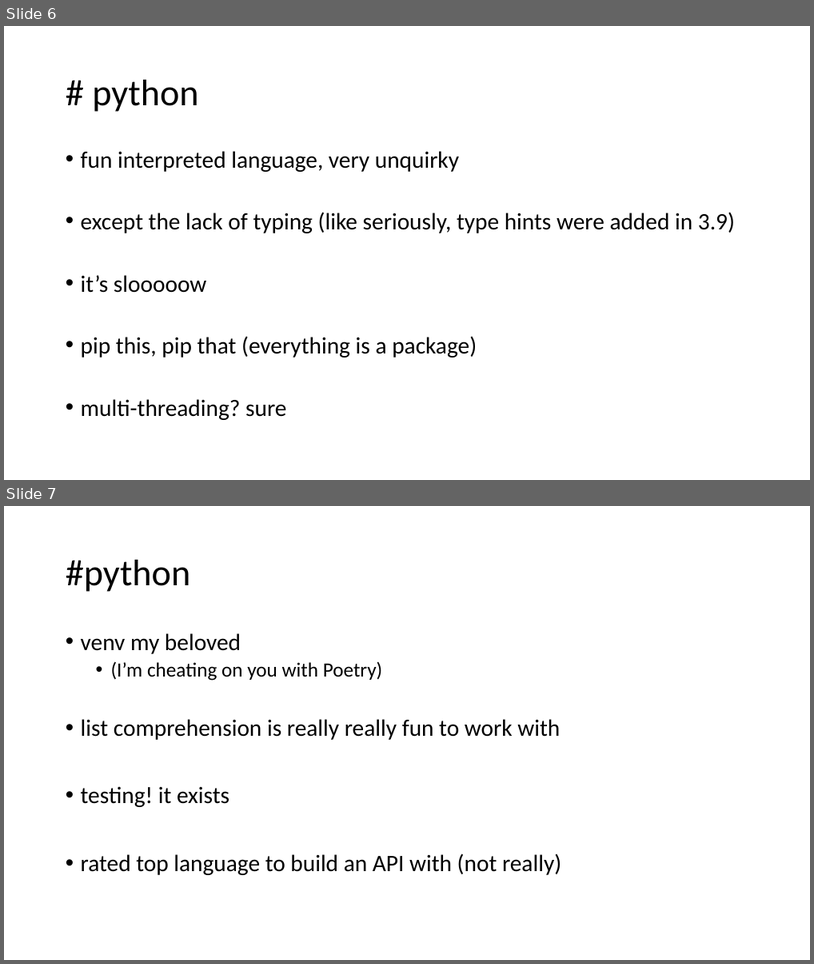
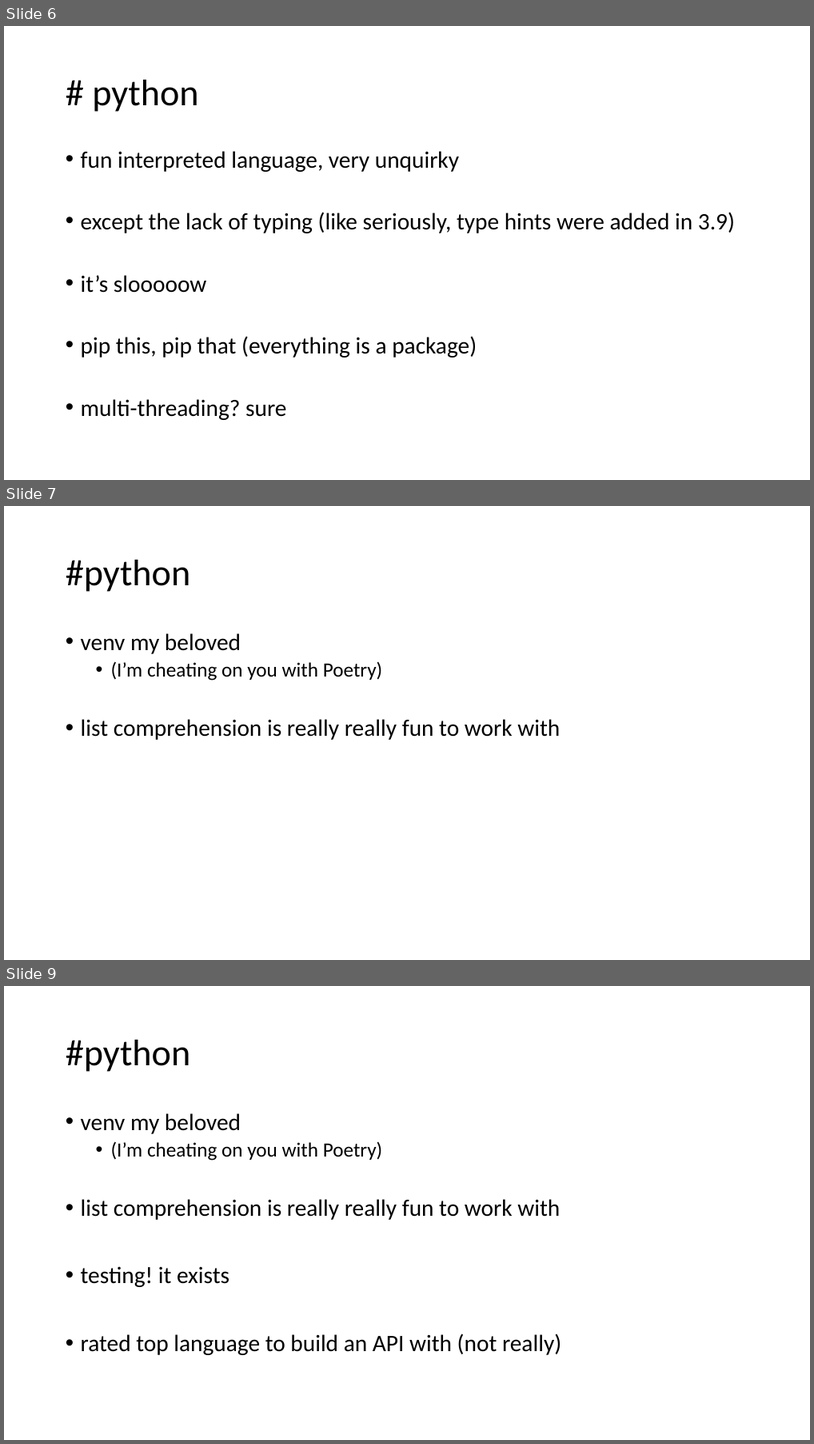
Before and after one commit to AtomicMaya/talks, a slide deck: maya-boeckh@t3.pptx. Shown one above the other, each under a label of ours: slides 6 and 7 before the commit, slides 6, 7 and 9 after it; the slides between them are not shown. The pictures are 814x964 and 814x1444 pixels, drawn with LibreOffice and Linux fonts; fonts in the diff are those of the drawing; background and template pictures are left out. Boxes give left, top, right and bottom in pixels: in the first picture for what was removed or moved away, otherwise in the second. Text is boxed around its words. In the diff, an @@ line names an element or a change of style, - is before the commit and + after.

```diff
--- a/maya-boeckh@t3.pptx
+++ b/maya-boeckh@t3.pptx
@@ slide 7 added at (x1=4, y1=506, x2=810, y2=960), background picture (left out) @@
@@ title added at (x1=66, y1=560, x2=190, y2=592), 44 pt, text #000000 @@
+#python
@@ text added at (x1=81, y1=633, x2=560, y2=740), 28 pt, text #000000 @@
+• venv my beloved
+  • (I’m cheating on you with Poetry)
+• list comprehension is really really fun to work with
@@ what was slide 7 is now slide 9 @@
```
Also in this commit, not shown: 1 other slide added.
